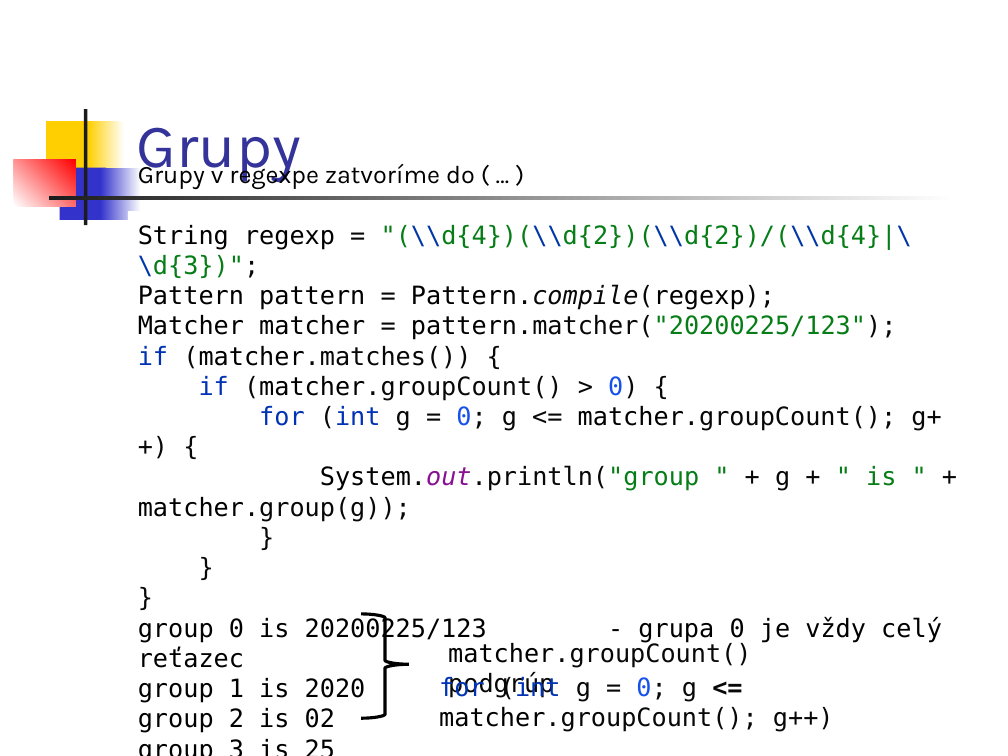
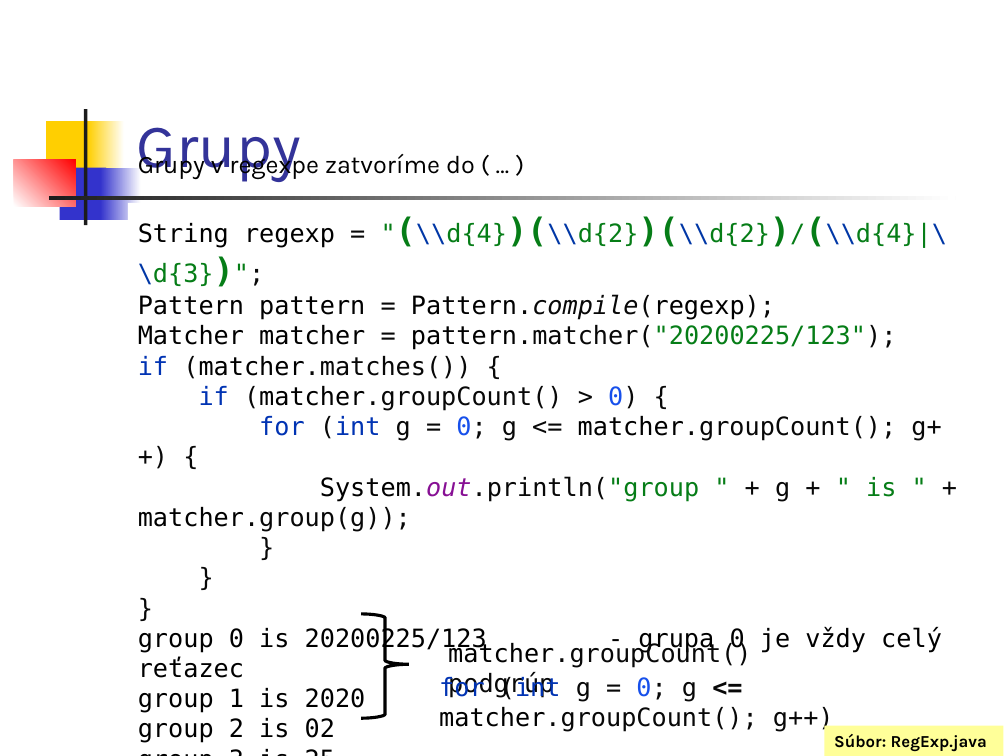
Before and after one commit to Programovanie4/Prednasky, a slide deck: slide 25 of 02/02_java.ppt (slide 24 before the commit). Drawn at 1008x756 pixels with LibreOffice and Linux fonts; fonts in the diff are those of the drawing. Boxes give left, top, right and bottom in pixels: in the first picture for what was removed or moved away, otherwise in the second. Text is boxed around its words. In the diff, an @@ line names an element or a change of style, - is before the commit and + after.

```diff
--- a/02/02_java.ppt
+++ b/02/02_java.ppt
@@ rectangle "Grupy v regexpe zatvoríme do ...": place and size @@
-rectangle "Grupy v regexpe zatvoríme do ..." at <box>138,161,942,733</box>
+rectangle "Grupy v regexpe zatvoríme do ..." at <box>128,203,973,749</box>
@@ text in rectangle at <box>138,222,947,532</box>: size 18 to 24 pt, bold on in ""(\\d{4})(\\d{2})(\\d{2})/(\\d{4}|\\d{3})";" @@
@@ rectangle added at <box>825,726,1004,756</box>, fill #FFFF99, 12 pt, text #000000, bold @@
+Súbor: RegExp.java
```
Also in this commit, not shown: 11 other slides changed, 1 slide added, 1 other file.
